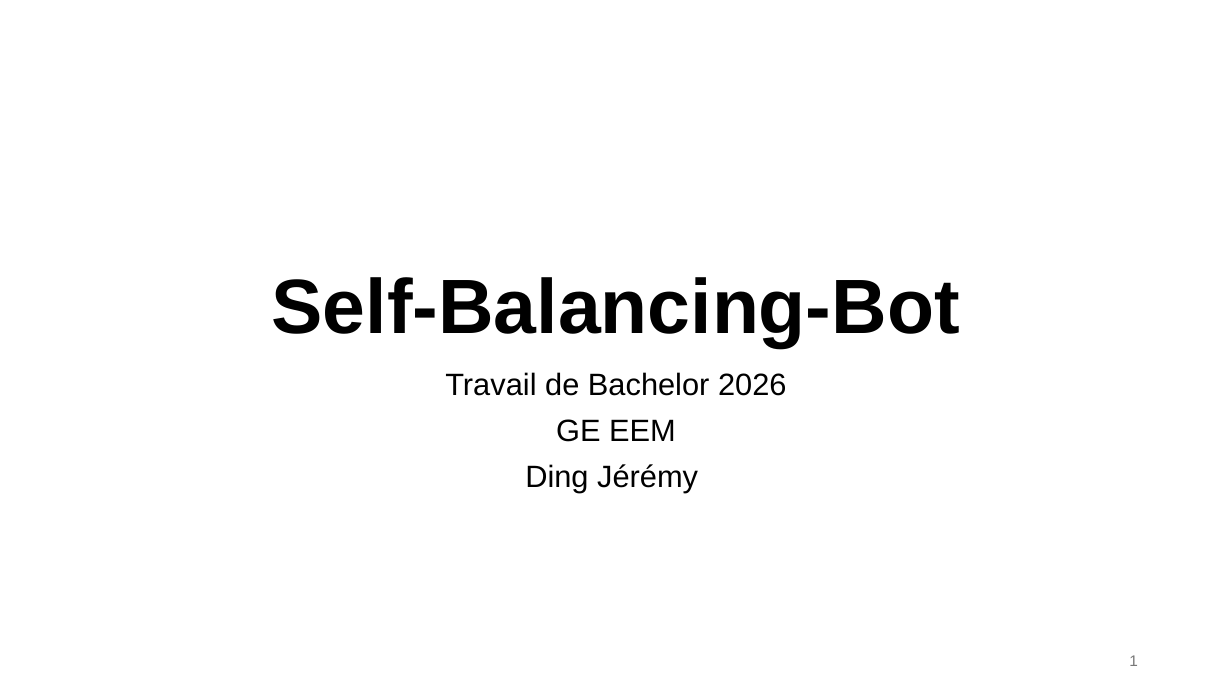
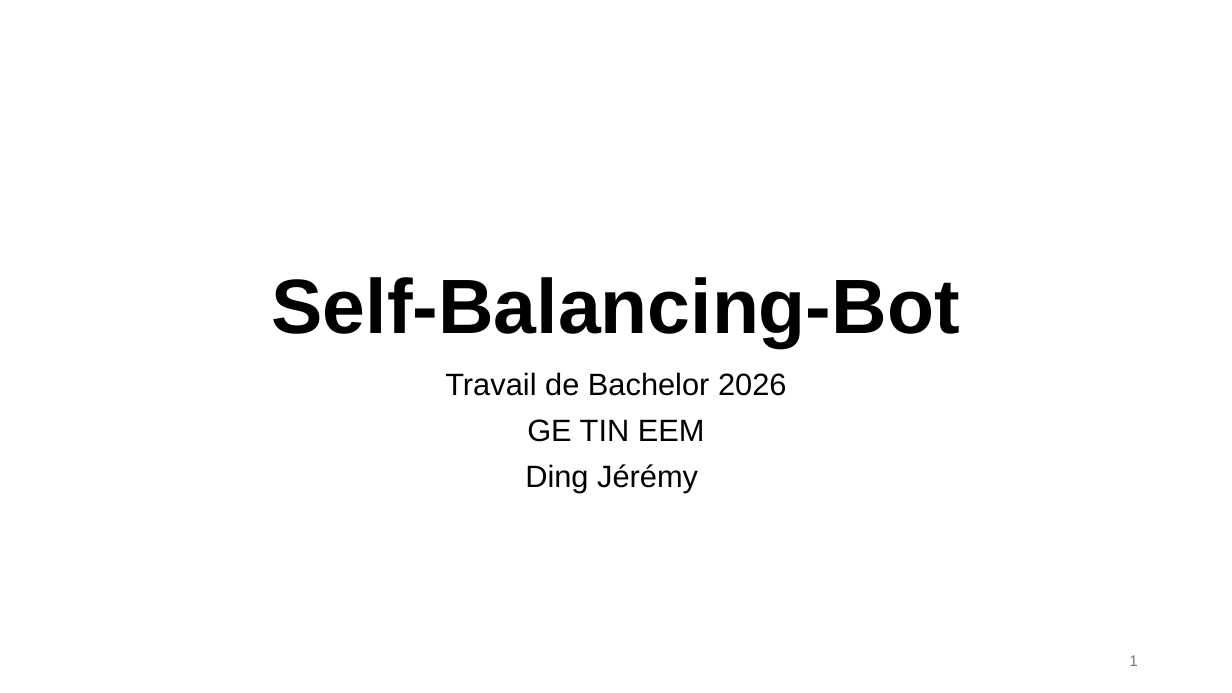
Before and after one commit to Ding-Jeremy/Self-Balancing-Bot, a slide deck: slide 1 of A_Documentation/Defense.pptx. Drawn at 1232x693 pixels with LibreOffice and Linux fonts; fonts in the diff are those of the drawing. Boxes give left, top, right and bottom in pixels: in the first picture for what was removed or moved away, otherwise in the second. Text is boxed around its words. In the diff, an @@ line names an element or a change of style, - is before the commit and + after.

```diff
--- a/A_Documentation/Defense.pptx
+++ b/A_Documentation/Defense.pptx
@@ subtitle at (x1=527, y1=419, x2=705, y2=442): text changed @@
-GE EEM
+GE TIN EEM
```
Also in this commit, not shown: 3 other slides changed.
